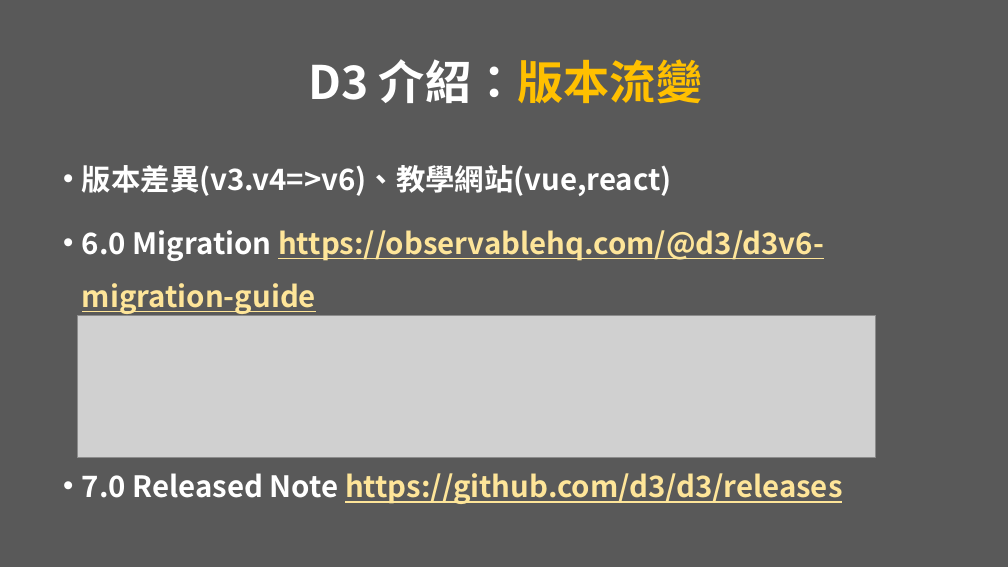
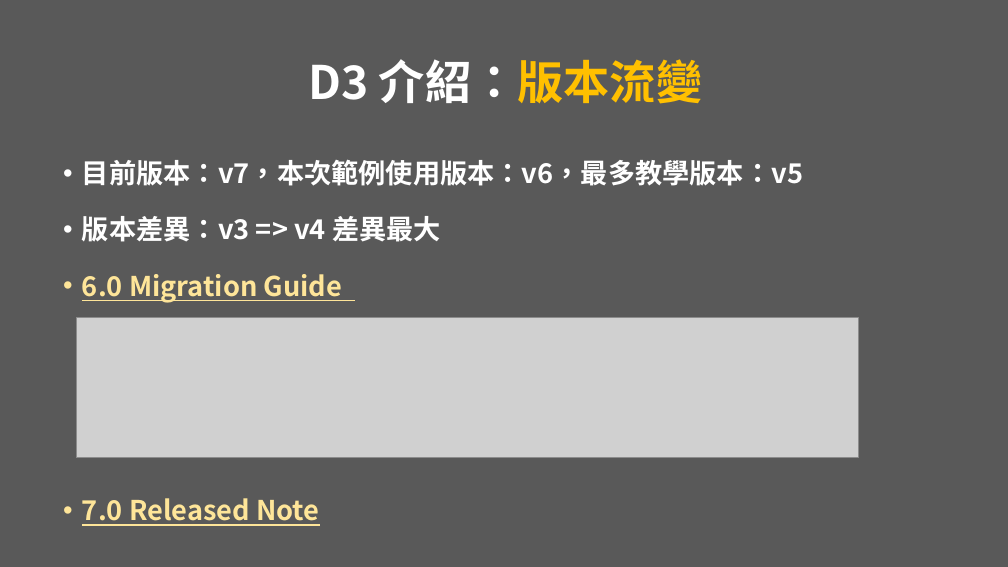
Before and after one commit to vezona/D3.js_Demo, a slide deck: slide 9 of PPT/D3.js presentation.pptx. Drawn at 1008x567 pixels with LibreOffice and Linux fonts; fonts in the diff are those of the drawing; grey boxes stand for pictures. Boxes give left, top, right and bottom in pixels: in the first picture for what was removed or moved away, otherwise in the second. Text is boxed around its words. In the diff, an @@ line names an element or a change of style, - is before the commit and + after.

Commit message:
整理範例檔案與ＰＰＴ

```diff
--- a/PPT/D3.js presentation.pptx
+++ b/PPT/D3.js presentation.pptx
@@ text at <box>82,159,803,526</box>: text changed; size 28 to 25.9 pt; text colour #FEE599 to #FFFFFF @@
-• 版本差異(v3.v4=>v6)、教學網站(vue,react)
-• 6.0 Migration https://observablehq.com/@d3/d3v6-migration-guide
-• 7.0 Released Note https://github.com/d3/d3/releases
+• 目前版本：v7，本次範例使用版本：v6，最多教學版本：v5
+• 版本差異：v3 => v4 差異最大
+• 6.0 Migration Guide
+• 7.0 Released Note
@@ picture: place and size @@
-picture at <box>77,315,876,457</box>
+picture at <box>76,318,859,457</box>
```
Also in this commit, not shown: 26 other slides changed, 5 slides added, 4 slides removed, 17 other files.
